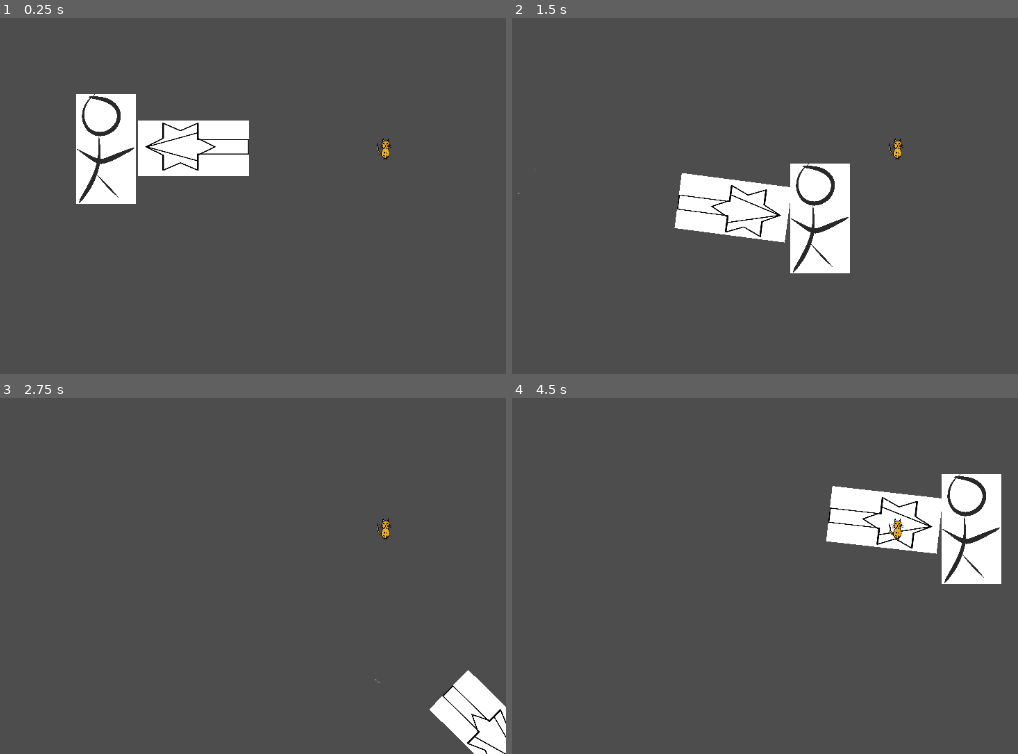
Above: before the commit, frames 1-4 (two rows, left to right).
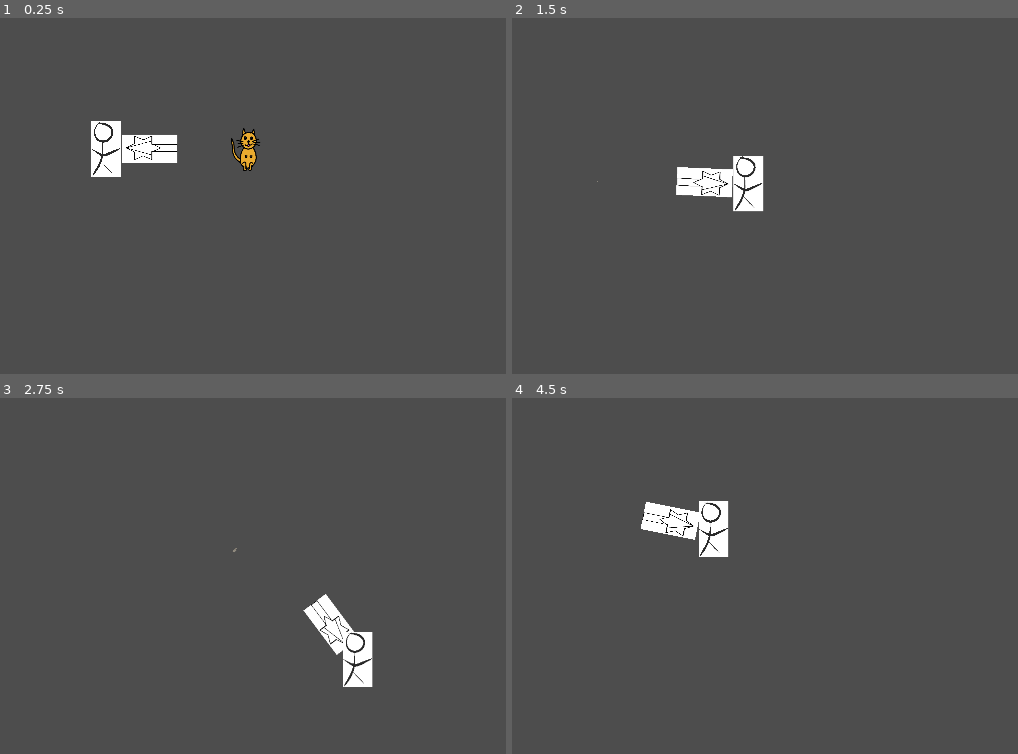
Above: after the commit, the same moments.

Repository: GeordieTomo/ludum-dare-58
Game: Godot game, scene res://world.tscn
The game is run twice, just before and just after one commit, with the same random seed, the same clock (stepped at 60 frames per second) and the same inputs. This scene is started directly instead of the project's main scene.
Inputs (mouse positions are in pixels of both pictures, inside the frame that each line leads up to):
- Up to frame 1 (0.25 s): no input
- Up to frame 2 (1.5 s): tap Enter at 0.5 s; move the mouse to (795, 124) at 0.52 s; hold D (move_right) 0.53-1.28 s; click (795, 124) at 0.67 s; move the mouse to (outside the picture) at 1.27 s; hold S (move_down) from 1.28 s (still down); click (outside the picture) at 1.42 s
- Up to frame 3 (2.75 s): move the mouse to (187, 430) at 2.02 s; release S (move_down) at 2.03 s; hold D (move_right) from 2.03 s (still down); click (187, 430) at 2.17 s
- Up to frame 4 (4.5 s): move the mouse to (577, 618) at 2.77 s; release D (move_right) at 2.78 s; hold W (move_up) 2.78-3.53 s; click (577, 618) at 2.92 s; move the mouse to (856, 597) at 3.52 s; hold A (move_left) from 3.53 s (still down); click (856, 597) at 3.67 s; move the mouse to (outside the picture) at 4.27 s; click (outside the picture) at 4.42 s

The runs differ from the first frame. In frame 1, 6.1% of the frame differs, in the area x 15-78%, y 21-53%; in frame 2, 7.0%; in frame 3, 3.9%; in frame 4, 8.8%, in the area x 25-97%, y 21-53%.

Commit message:
Make vacuum suck up animals

Diff:
--- a/project.godot
+++ b/project.godot
@@ -25,6 +25,8 @@
 
 [display]
 
+window/size/viewport_width=2304
+window/size/viewport_height=1296
 window/stretch/mode="viewport"
 window/stretch/aspect="keep_height"
 
--- /dev/null
+++ b/scripts/animal.gd
@@ -0,0 +1,24 @@
+class_name Animal extends CharacterBody2D
+
+enum AnimalKind {
+	ANT,
+	LADYBUG,
+	MOUSE,
+	SPIDER,
+	LEECH,
+	GIRAFFE,
+	MONKEY,
+	ELEPHANT,
+	LION,
+	CAT,
+}
+
+@export var kind: AnimalKind = AnimalKind.CAT
+
+# Called when the node enters the scene tree for the first time.
+func _ready():
+	pass # Replace with function body.
+
+# Called every frame. 'delta' is the elapsed time since the previous frame.
+func _process(delta):
+	pass
--- /dev/null
+++ b/scripts/animal_collection_area.gd
@@ -0,0 +1,17 @@
+extends Area2D
+
+signal collected_animal
+
+func _on_Area2D_body_entered(body):
+	if body is Animal:
+		collected_animal.emit(body.kind)
+		body.queue_free()
+
+# Called when the node enters the scene tree for the first time.
+func _ready():
+	body_entered.connect(_on_Area2D_body_entered)
+
+
+# Called every frame. 'delta' is the elapsed time since the previous frame.
+func _process(delta):
+	pass
--- a/scripts/player.gd
+++ b/scripts/player.gd
@@ -7,12 +7,10 @@
 	# Mouse in viewport coordinates.
 	if event is InputEventMouseButton:
 		$Vacuum.get_node("Sprite2D").get_node("Polygon2D").get_node("GPUParticles2D").emitting = event.pressed
+		mouse_is_pressed = event.pressed
 	elif event is InputEventMouseMotion:
 		var viewport_size = get_viewport().get_visible_rect().size
 		mouse_pos = event.position - viewport_size/2 # we subtract half of the view size to get coords relative to world origin
-		pass
-
-	# print("Viewport Resolution is: ", get_viewport().get_visible_rect().size)
 
 func _physics_process(delta):
 	var direction = Input.get_vector("move_left", "move_right", "move_up", "move_down")
@@ -24,10 +22,16 @@
 	var vec_to_mouse = mouse_pos - global_position
 	var vacuum_angle = atan2(vec_to_mouse.y, vec_to_mouse.x)
 	$Vacuum.rotation_degrees = vacuum_angle * 180 / PI
+	var collider = $Vacuum.get_node("Sprite2D").get_node("RayCast2D").get_collider()
+	if collider != null and mouse_is_pressed:
+		collider.position = collider.position - vec_to_mouse * 0.05
 
 # Called when the node enters the scene tree for the first time.
 func _ready():
-	pass # Replace with function body.
+	$CollectionArea.collected_animal.connect(receive_collected_animal)
+
+func receive_collected_animal(kind: Animal.AnimalKind):
+	print("Collected a ", Animal.AnimalKind.find_key(kind))
 
 # Called every frame. 'delta' is the elapsed time since the previous frame.
 func _process(delta):
--- a/world.tscn
+++ b/world.tscn
@@ -1,10 +1,12 @@
-[gd_scene load_steps=14 format=3 uid="uid://oxj8dnh0180n"]
+[gd_scene load_steps=16 format=3 uid="uid://oxj8dnh0180n"]
 
 [ext_resource type="Texture2D" uid="uid://clmxrd2ardv2s" path="res://textures/stick_figure.png" id="1_f3sb7"]
 [ext_resource type="Script" uid="uid://6574cck1lh74" path="res://scripts/player.gd" id="1_fj7yv"]
 [ext_resource type="Texture2D" uid="uid://dw0w007w3okbn" path="res://textures/dust_sprite_strip_4frames_transparent.png" id="3_036b0"]
 [ext_resource type="Texture2D" uid="uid://bmg4fxvkrcra6" path="res://textures/cat.png" id="3_tlwt5"]
 [ext_resource type="Texture2D" uid="uid://cbxgliaps3jmy" path="res://textures/VAC.png" id="4_aqk2v"]
+[ext_resource type="Script" uid="uid://babvd3d5sqhh1" path="res://scripts/animal.gd" id="5_dwbse"]
+[ext_resource type="Script" uid="uid://cgueqm1dtu30l" path="res://scripts/animal_collection_area.gd" id="5_pkg7o"]
 
 [sub_resource type="CanvasItemMaterial" id="CanvasItemMaterial_dwbse"]
 particles_animation = true
@@ -50,9 +52,9 @@
 size = Vector2(8.599999, 16)
 
 [sub_resource type="RectangleShape2D" id="RectangleShape2D_aqk2v"]
-size = Vector2(132, 104)
+size = Vector2(89, 130)
 
-[node name="Node2D" type="Node2D"]
+[node name="World" type="Node2D"]
 
 [node name="Player" type="CharacterBody2D" parent="."]
 script = ExtResource("1_fj7yv")
@@ -80,21 +82,39 @@
 speed_scale = 1.33
 process_material = SubResource("ParticleProcessMaterial_ioo17")
 
+[node name="RayCast2D" type="RayCast2D" parent="Player/Vacuum/Sprite2D"]
+position = Vector2(4.000022, 252)
+rotation = -1.5707964
+scale = Vector2(2, 4)
+target_position = Vector2(600, 0)
+
 [node name="Sprite2D" type="Sprite2D" parent="Player"]
 scale = Vector2(0.1, 0.1)
 texture = ExtResource("1_f3sb7")
 
-[node name="CollisionShape2D" type="CollisionShape2D" parent="Player"]
+[node name="CollisionBody" type="CollisionShape2D" parent="Player"]
 position = Vector2(-1.1920929e-06, -4.7683716e-06)
 scale = Vector2(10, 10)
 shape = SubResource("RectangleShape2D_fj7yv")
+disabled = true
 
-[node name="CharacterBody2D" type="CharacterBody2D" parent="."]
+[node name="CollectionArea" type="Area2D" parent="Player"]
+position = Vector2(-1.1920929e-06, -4.7683716e-06)
+scale = Vector2(10, 10)
+script = ExtResource("5_pkg7o")
+
+[node name="CollisionBody" type="CollisionShape2D" parent="Player/CollectionArea"]
+position = Vector2(-1.1920929e-06, -4.7683716e-06)
+shape = SubResource("RectangleShape2D_fj7yv")
+
+[node name="Animal" type="CharacterBody2D" parent="."]
 position = Vector2(400, 0)
+script = ExtResource("5_dwbse")
 
-[node name="Sprite2D" type="Sprite2D" parent="CharacterBody2D"]
-scale = Vector2(0.1, 0.1)
+[node name="Sprite2D" type="Sprite2D" parent="Animal"]
+scale = Vector2(0.4, 0.4)
 texture = ExtResource("3_tlwt5")
 
-[node name="CollisionShape2D" type="CollisionShape2D" parent="CharacterBody2D"]
+[node name="CollisionShape2D" type="CollisionShape2D" parent="Animal"]
+position = Vector2(1.5, 0)
 shape = SubResource("RectangleShape2D_aqk2v")
Not shown, added: scripts/animal.gd.uid
Not shown, added: scripts/animal_collection_area.gd.uid
Not shown, added: textures/animal_sprites.png.import
